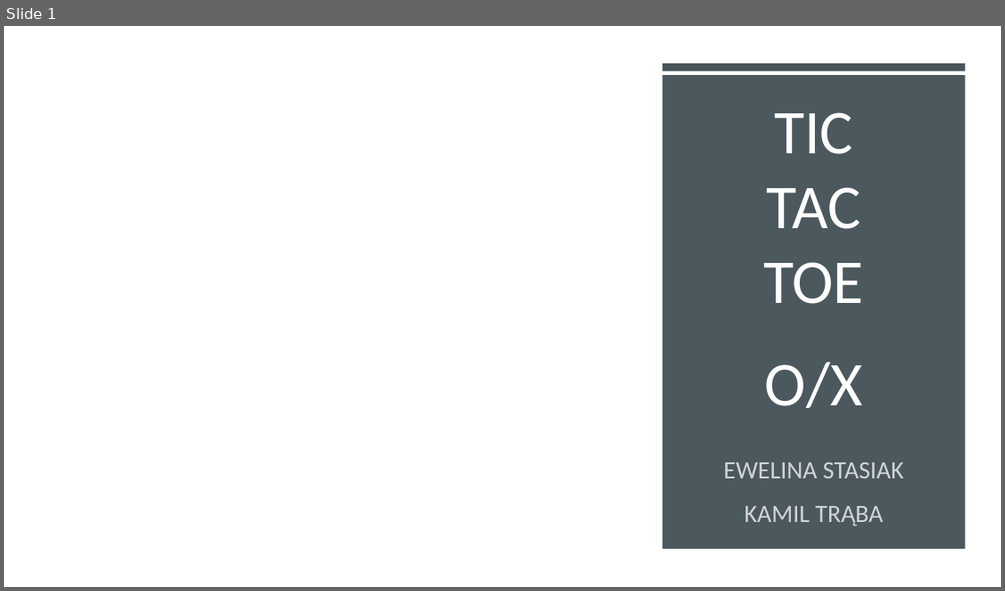
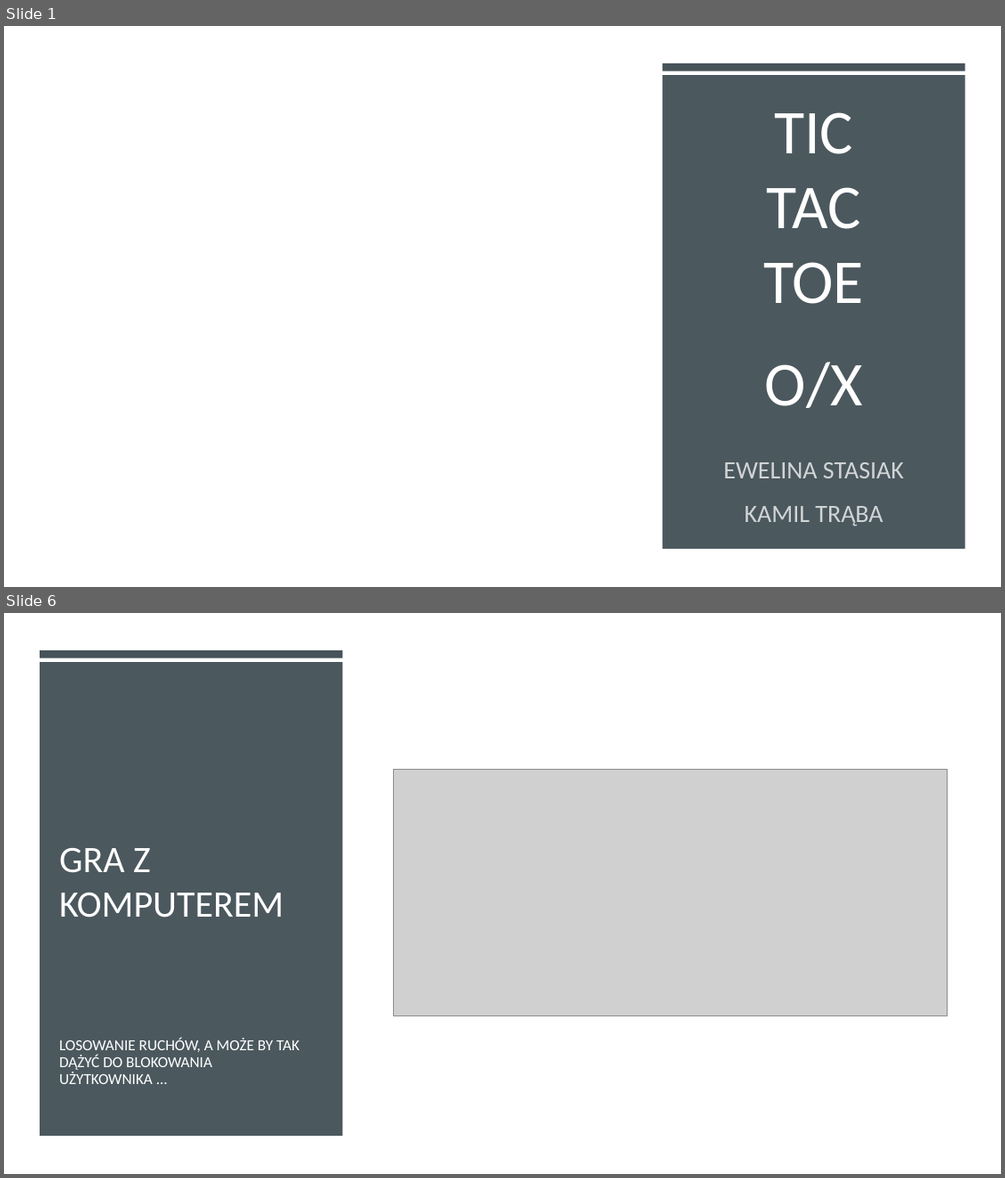
Before and after one commit to prooffek/Codecool-TicTacToe, a slide deck: TicTacToe.pptx. Shown one above the other, each under a label of ours: slide 1 before the commit, slides 1 and 6 after it; the slides between them are not shown. The pictures are 1005x591 and 1005x1178 pixels, drawn with LibreOffice and Linux fonts; fonts in the diff are those of the drawing; grey boxes stand for pictures; background and template pictures are left out. Boxes give left, top, right and bottom in pixels: in the first picture for what was removed or moved away, otherwise in the second. Text is boxed around its words. In the diff, an @@ line names an element or a change of style, - is before the commit and + after.

```diff
--- a/TicTacToe.pptx
+++ b/TicTacToe.pptx
@@ slide 6 added at (4,613,1001,1174), background #FFFFFF @@
@@ rectangle added at (4,613,1001,1174), fill #FFFFFF @@
@@ rectangle added at (40,662,343,1135), fill #465359 at 97% opacity @@
@@ rectangle added at (40,650,343,657), fill #465359 @@
@@ picture added at (394,770,947,1015) @@
@@ title added at (59,848,283,917), 36 pt, text #FFFFFF @@
+GRA Z KOMPUTEREM
@@ subtitle added at (59,1038,299,1084), 14.8 pt, text #FFFFFF @@
+LOSOWANIE RUCHÓW, A MOŻE BY TAK DĄŻYĆ DO BLOKOWANIA UŻYTKOWNIKA ...
```
Also in this commit, not shown: 7 other slides added, 1 slide removed, 1 other file.
